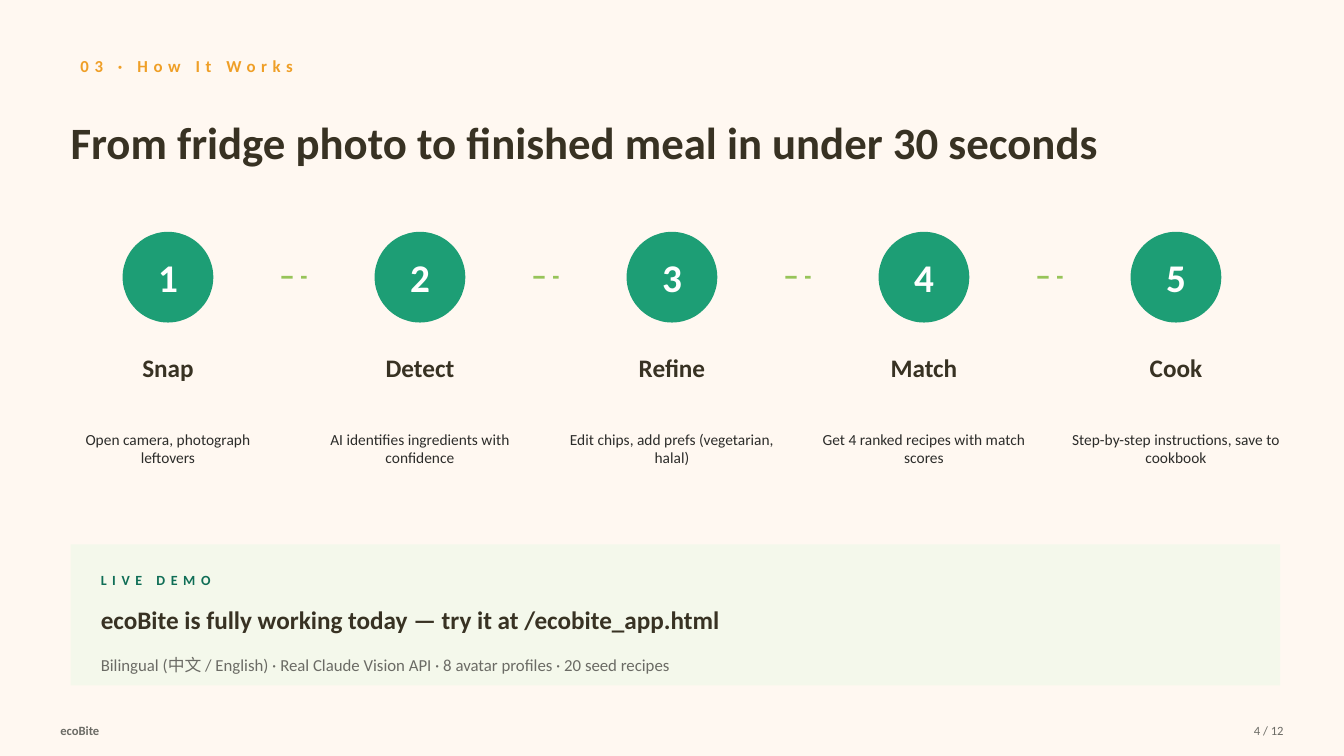
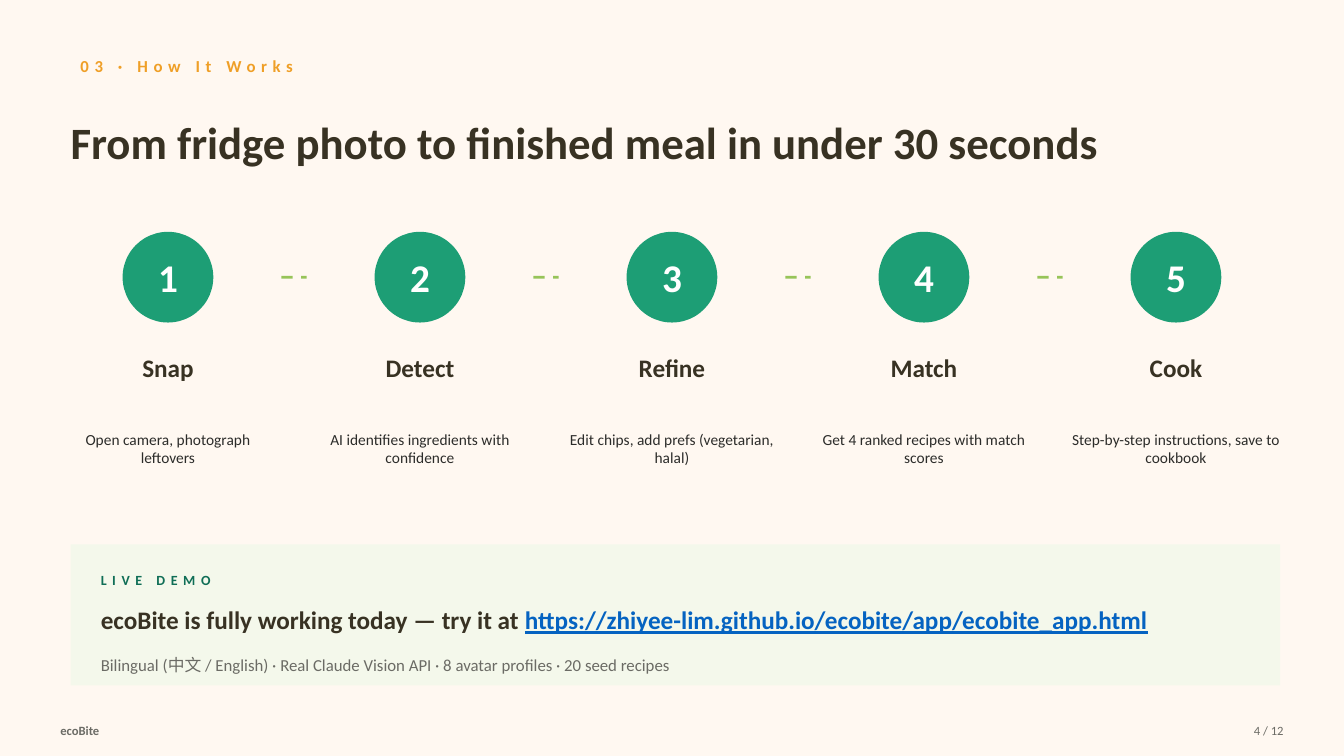
Before and after one commit to zhiyee-lim/ecobite, a slide deck: slide 4 of doc/ecoBite_Presentation.pptx. Drawn at 1344x756 pixels with LibreOffice and Linux fonts; fonts in the diff are those of the drawing. Boxes give left, top, right and bottom in pixels: in the first picture for what was removed or moved away, otherwise in the second. Text is boxed around its words. In the diff, an @@ line names an element or a change of style, - is before the commit and + after.

```diff
--- a/doc/ecoBite_Presentation.pptx
+++ b/doc/ecoBite_Presentation.pptx
@@ text at (101, 611, 1147, 634): text changed; text colour #383223 to #0563C1 @@
-ecoBite is fully working today — try it at /ecobite_app.html
+ecoBite is fully working today — try it at https://zhiyee-lim.github.io/ecobite/app/ecobite_app.html
```
Also in this commit, not shown: 2 other slides changed, 1 slide added, 1 slide removed, 2 other files.
